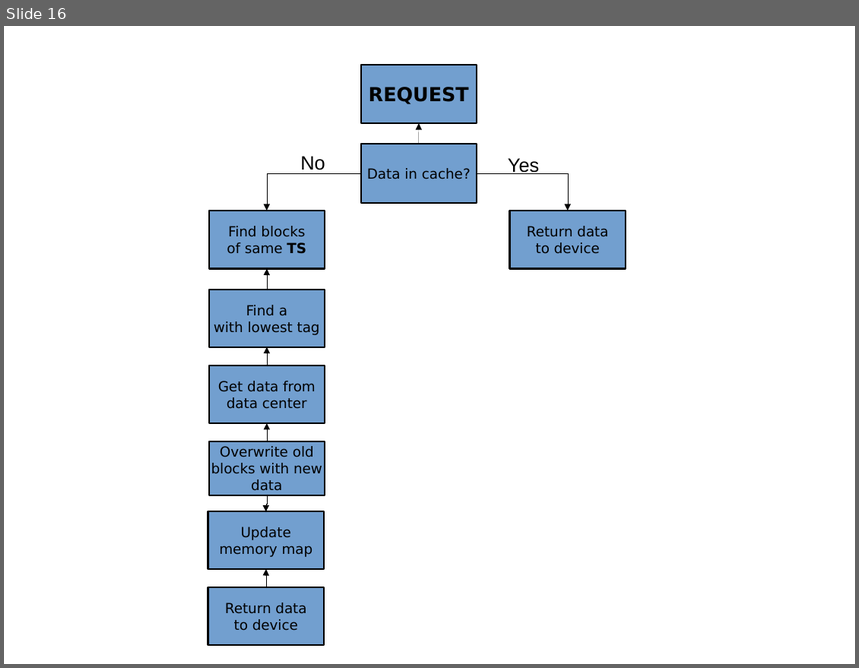
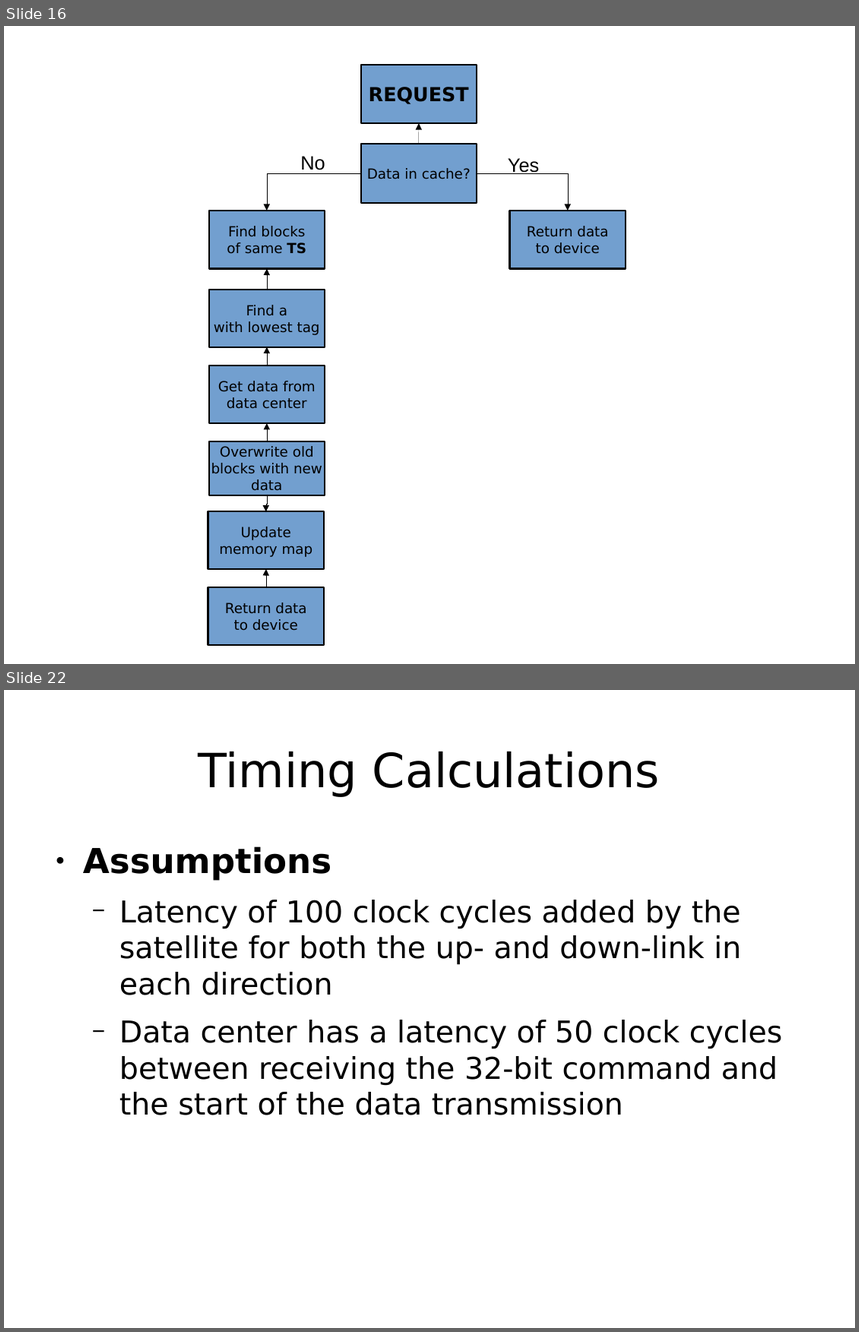
Before and after one commit to Sugarsplash/ece485, a slide deck: doc/presentation.odp. Shown one above the other, each under a label of ours: slide 16 before the commit, slides 16 and 22 after it; the slides between them are not shown. The pictures are 859x668 and 859x1332 pixels, drawn with LibreOffice and Linux fonts; fonts in the diff are those of the drawing. Boxes give left, top, right and bottom in pixels: in the first picture for what was removed or moved away, otherwise in the second. Text is boxed around its words. In the diff, an @@ line names an element or a change of style, - is before the commit and + after.

```diff
--- a/doc/presentation.odp
+++ b/doc/presentation.odp
@@ slide 22 added at bbox=[4, 690, 855, 1328], background #FFFFFF @@
@@ title added at bbox=[199, 751, 660, 797], 44 pt, text #000000 @@
+Timing Calculations
@@ text added at bbox=[83, 847, 783, 1116], 28 pt, text #000000 @@
+● Assumptions
+  − Latency of 100 clock cycles added by the satellite for both the up- and down-link in each direction
+  − Data center has a latency of 50 clock cycles between receiving the 32-bit command and the start of the data transmission
```
Also in this commit, not shown: 2 slides changed, 3 other slides added.
